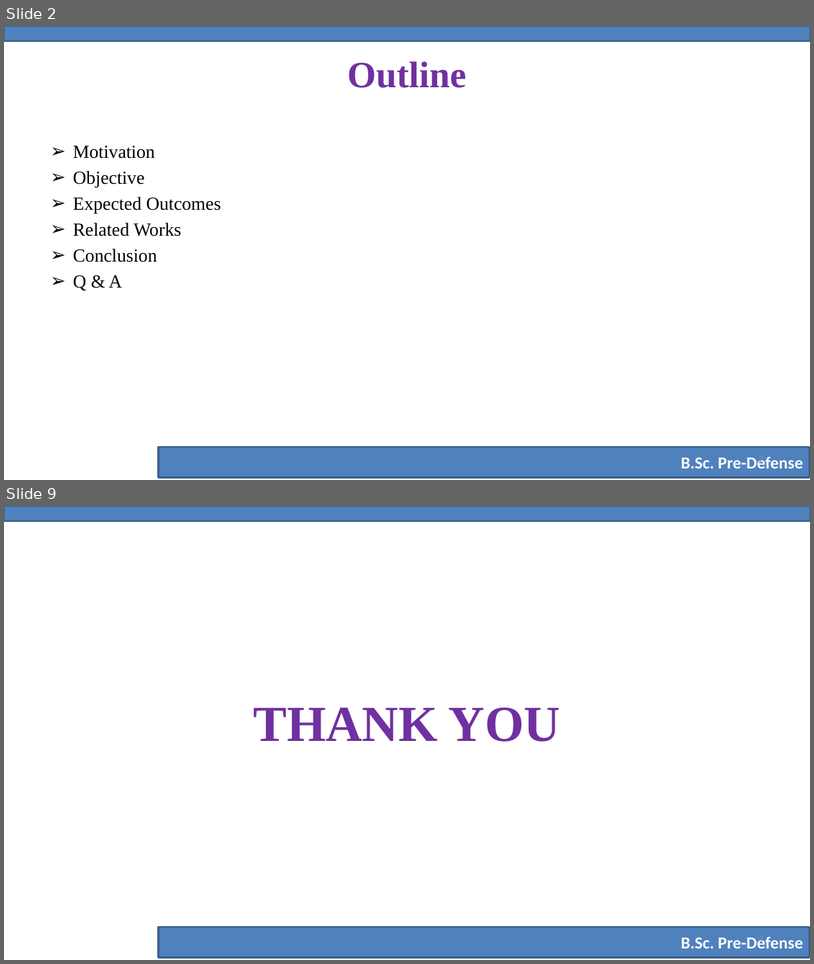
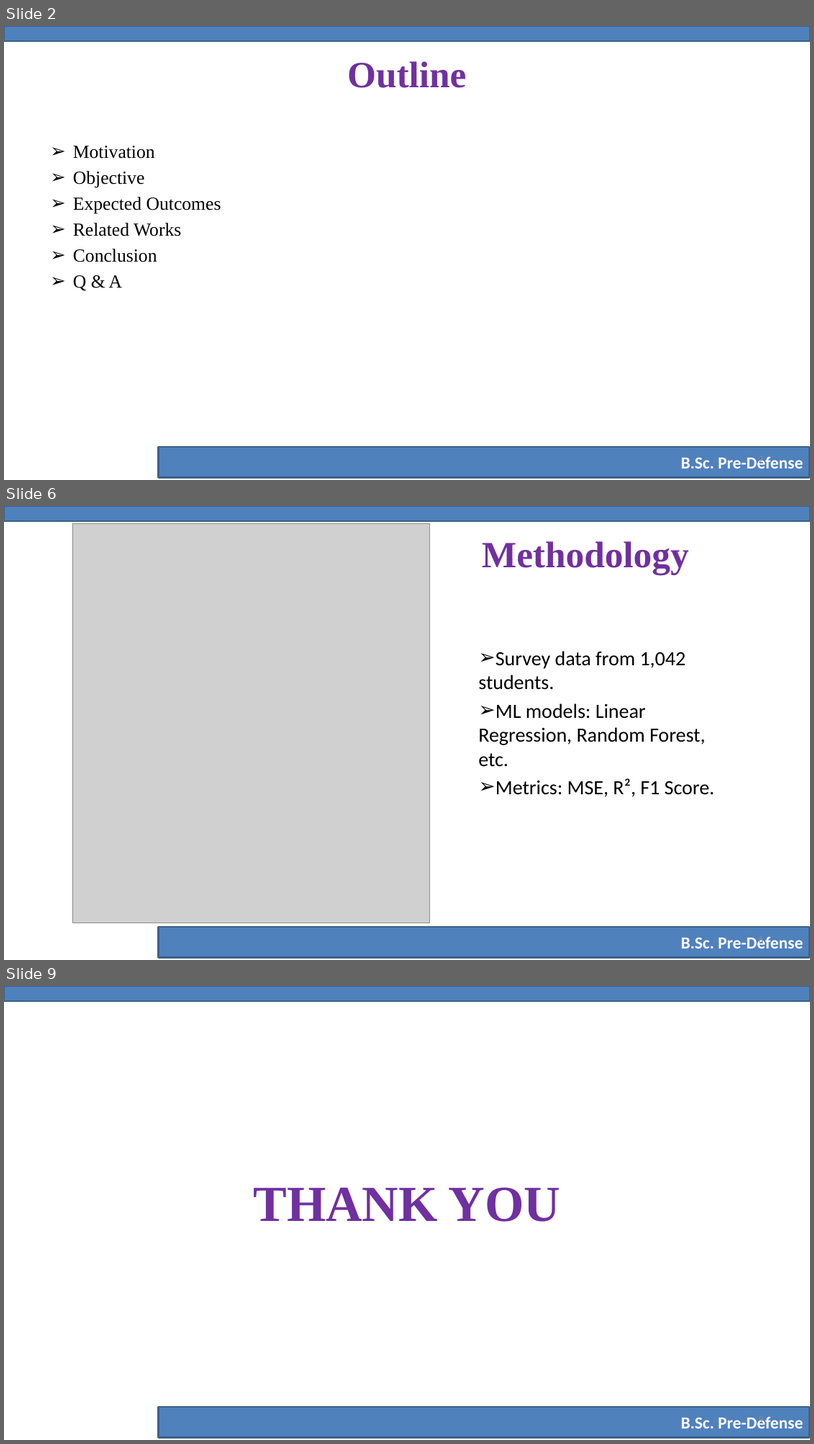
Before and after one commit to yeaminsakib/project, a slide deck: Stress_Prediction/Pre-Defense-Slide-Template.pptx. Shown one above the other, each under a label of ours: slides 2 and 9 before the commit, slides 2, 6 and 9 after it; the slides between them are not shown. The pictures are 814x964 and 814x1444 pixels, drawn with LibreOffice and Linux fonts; fonts in the diff are those of the drawing; grey boxes stand for pictures; background and template pictures are left out. Boxes give left, top, right and bottom in pixels: in the first picture for what was removed or moved away, otherwise in the second. Text is boxed around its words. In the diff, an @@ line names an element or a change of style, - is before the commit and + after.

```diff
--- a/Stress_Prediction/Pre-Defense-Slide-Template.pptx
+++ b/Stress_Prediction/Pre-Defense-Slide-Template.pptx
@@ slide 6 added at (x1=4, y1=506, x2=810, y2=960), background #FFFFFF; not listed: 2 template elements that a slide beside it also shows @@
@@ picture added at (x1=72, y1=523, x2=430, y2=922) @@
@@ title added at (x1=482, y1=541, x2=689, y2=574), 44 pt, text #7030A0, bold @@
+Methodology
@@ text added at (x1=478, y1=651, x2=715, y2=797), 24 pt, text #000000 @@
+➢ Survey data from 1,042 students.
+➢ ML models: Linear Regression, Random Forest, etc.
+➢ Metrics: MSE, R², F1 Score.
@@ page number added at (x1=759, y1=936, x2=764, y2=945), 12 pt, text #8C8C8C @@
+6
```
Also in this commit, not shown: 4 slides changed, 2 other slides added, 3 slides removed, 2 other files.
